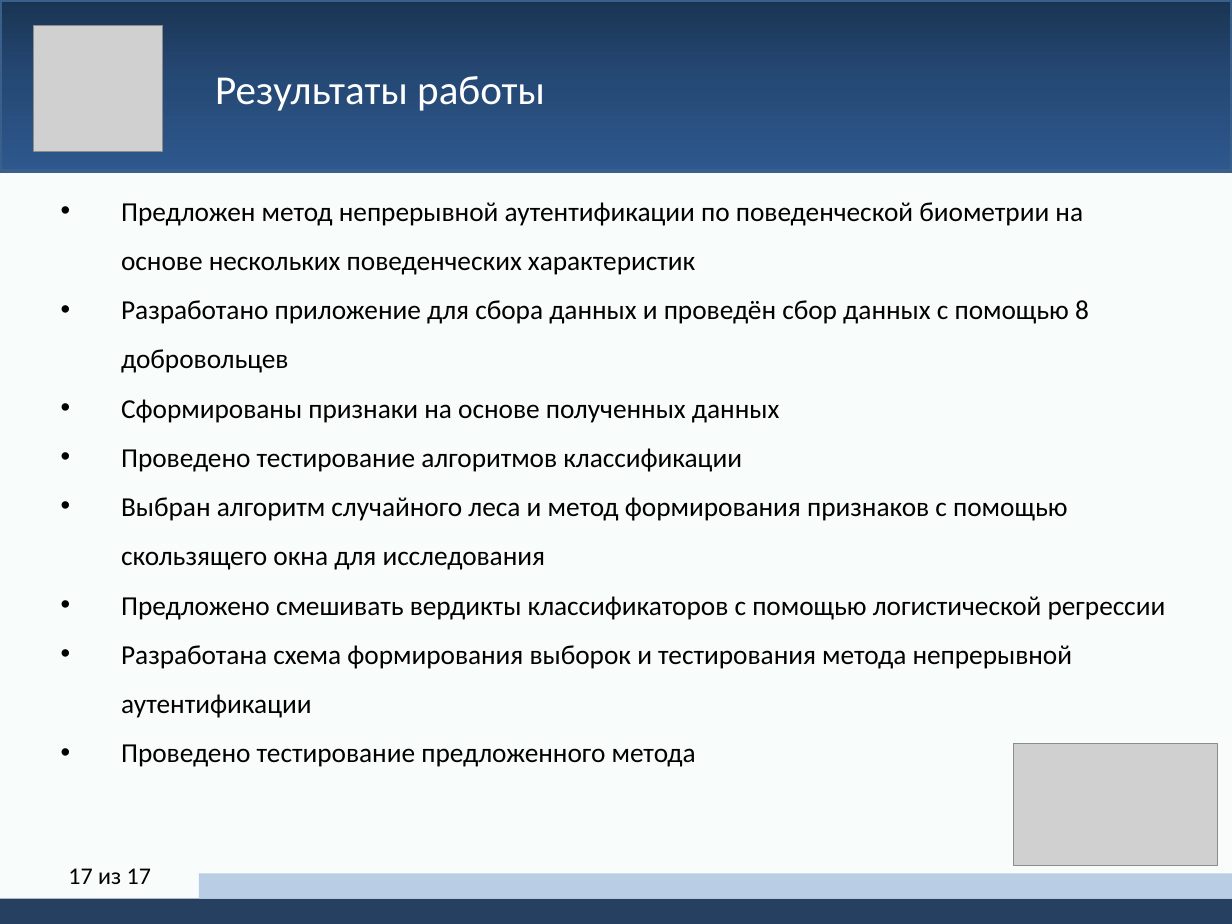
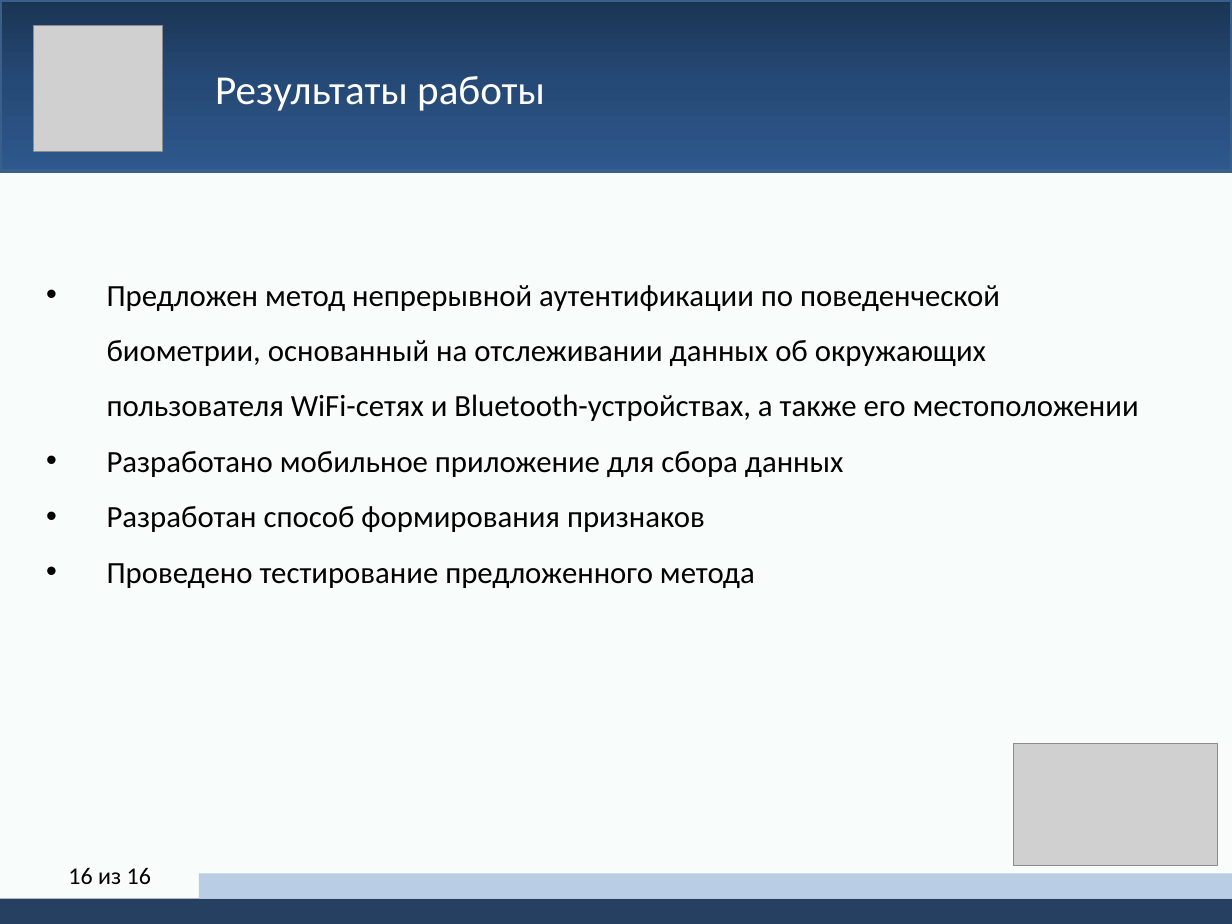
Before and after one commit to yerseg/bachelor_thesis, a slide deck: slide 16 of thesis_presentation.pptx (slide 17 before the commit). Drawn at 1232x924 pixels with LibreOffice and Linux fonts; fonts in the diff are those of the drawing; grey boxes stand for pictures. Boxes give left, top, right and bottom in pixels: in the first picture for what was removed or moved away, otherwise in the second. Text is boxed around its words. In the diff, an @@ line names an element or a change of style, - is before the commit and + after.

```diff
--- a/thesis_presentation.pptx
+++ b/thesis_presentation.pptx
@@ text "Предложен метод непрерывной аутентификации по ...": place and size @@
-text "Предложен метод непрерывной аутентификации по ..." at (121, 202, 1166, 767)
+text "Предложен метод непрерывной аутентификации по ..." at (107, 285, 1139, 588)
@@ text at (107, 285, 1139, 532): text changed; size 16 to 18 pt @@
-• Предложен метод непрерывной аутентификации по поведенческой биометрии на основе нескольких поведенческих характеристик
-• Разработано приложение для сбора данных и проведён сбор данных с помощью 8 добровольцев
-• Сформированы признаки на основе полученных данных
-• Проведено тестирование алгоритмов классификации
-• Выбран алгоритм случайного леса и метод формирования признаков с помощью скользящего окна для исследования
-• Предложено смешивать вердикты классификаторов с помощью логистической регрессии
-• Разработана схема формирования выборок и тестирования метода непрерывной аутентификации
+• Предложен метод непрерывной аутентификации по поведенческой биометрии, основанный на отслеживании данных об окружающих пользователя WiFi-сетях и Bluetooth-устройствах, а также его местоположении
+• Разработано мобильное приложение для сбора данных
+• Разработан способ формирования признаков
@@ text at (107, 563, 755, 588): size 16 to 18 pt in "Проведено тестирование предложенного метода" @@
@@ page number at (68, 867, 151, 884): text changed @@
-17 из 17
+16 из 16
```
Also in this commit, not shown: 1 slide removed, 2 other files.
